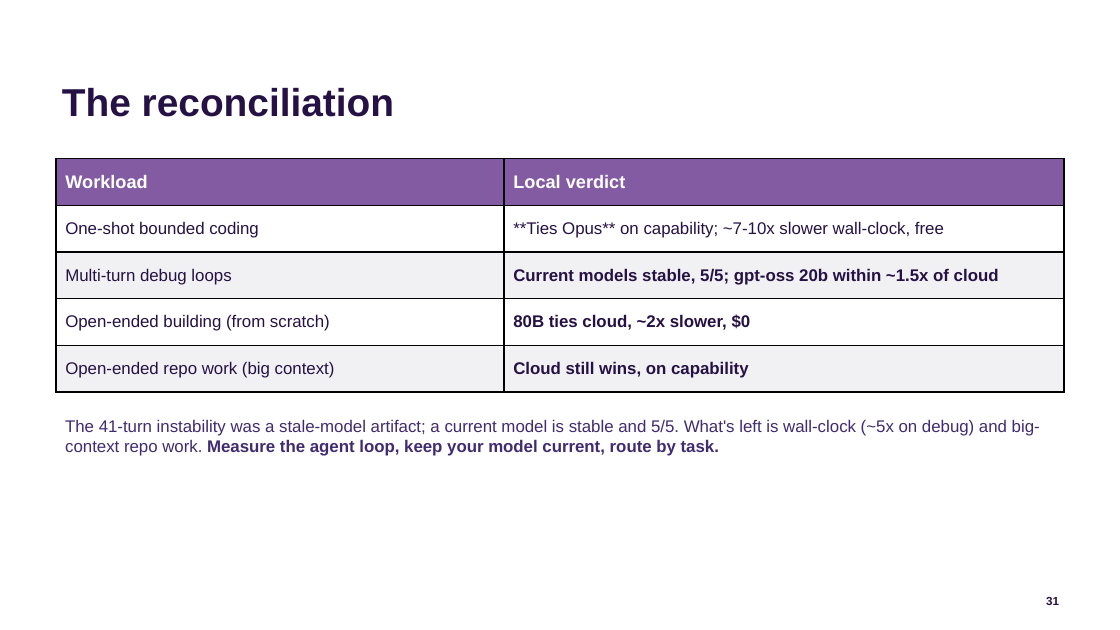
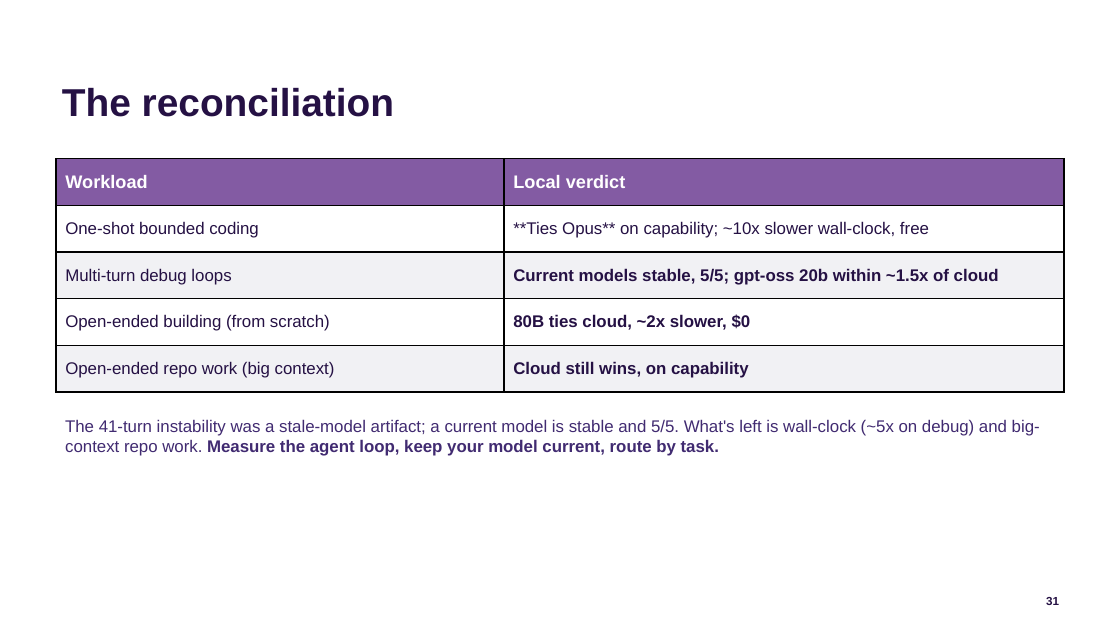
Before and after one commit to jconnolly/local-llm-pi5, a slide deck: slide 31 of local-llm-datasociety.pptx. Drawn at 1120x630 pixels with LibreOffice and Linux fonts; fonts in the diff are those of the drawing; background and template pictures are left out. Boxes give left, top, right and bottom in pixels: in the first picture for what was removed or moved away, otherwise in the second. Text is boxed around its words. In the diff, an @@ line names an element or a change of style, - is before the commit and + after.

Commit message:
Concrete slide: averaged numbers (mean of 3 runs)
Replace single-run figures with 3-run means (low variance): ecr 19s/186s (~10x),
ecs 36s/256s (~7x), oidc 29s/154s (~5x). Local passed all 9 runs. Add --repeat + warmup
to harness; commit repeat-3 results. Reconciliation bounded row -> ~10x.

```diff
--- a/local-llm-datasociety.pptx
+++ b/local-llm-datasociety.pptx
@@ table at bbox=[56, 159, 1064, 392] @@
-row 2, column 2: **Ties Opus** on capability; ~7-10x slower wall-clock, free
+row 2, column 2: **Ties Opus** on capability; ~10x slower wall-clock, free
```
Also in this commit, not shown: 1 other slide changed, 5 other files.
